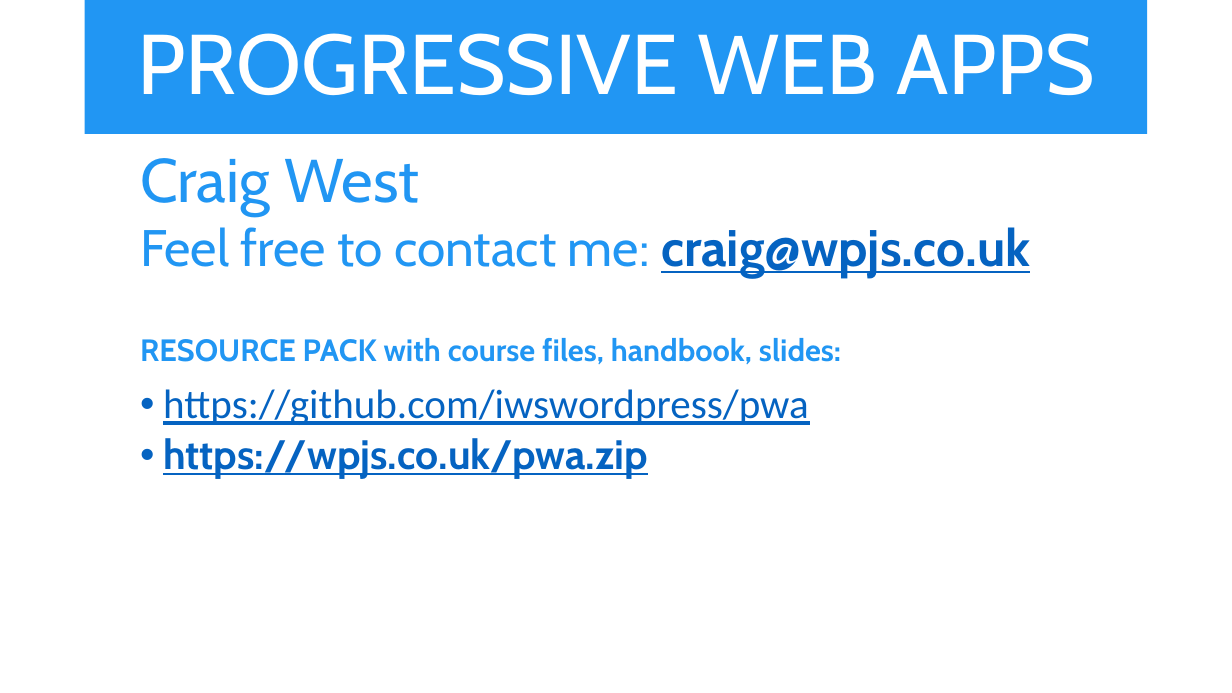
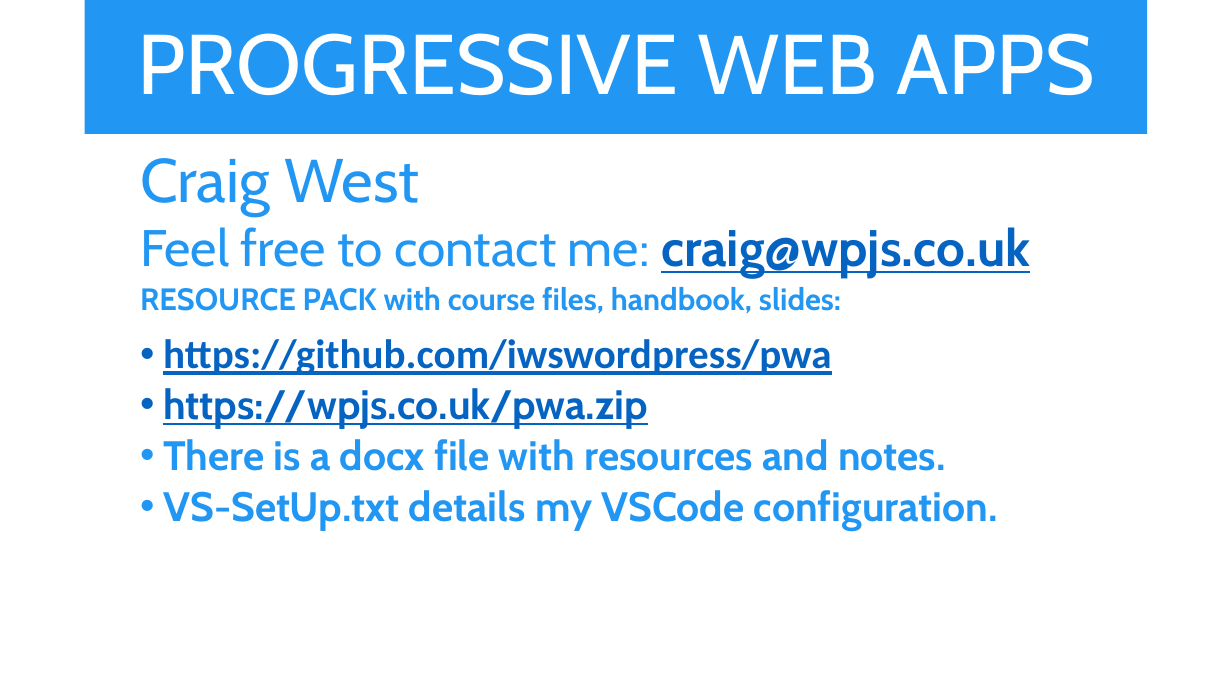
Before and after one commit to aniWeyn/pwa, a slide deck: slide 1 of PWA.pptx. Drawn at 1232x693 pixels with LibreOffice and Linux fonts; fonts in the diff are those of the drawing. Boxes give left, top, right and bottom in pixels: in the first picture for what was removed or moved away, otherwise in the second. Text is boxed around its words. In the diff, an @@ line names an element or a change of style, - is before the commit and + after.

```diff
--- a/PWA.pptx
+++ b/PWA.pptx
@@ text at [163,339,831,375]: bold on in "https://github.com/iwswordpress/pwa" @@
@@ text at [163,439,998,530]: paragraphs added @@
+  • There is a docx file with resources and notes.
+  • VS-SetUp.txt details my VSCode configuration.
```
Also in this commit, not shown: 1 other slide changed, 1 slide added, 3 other files.
